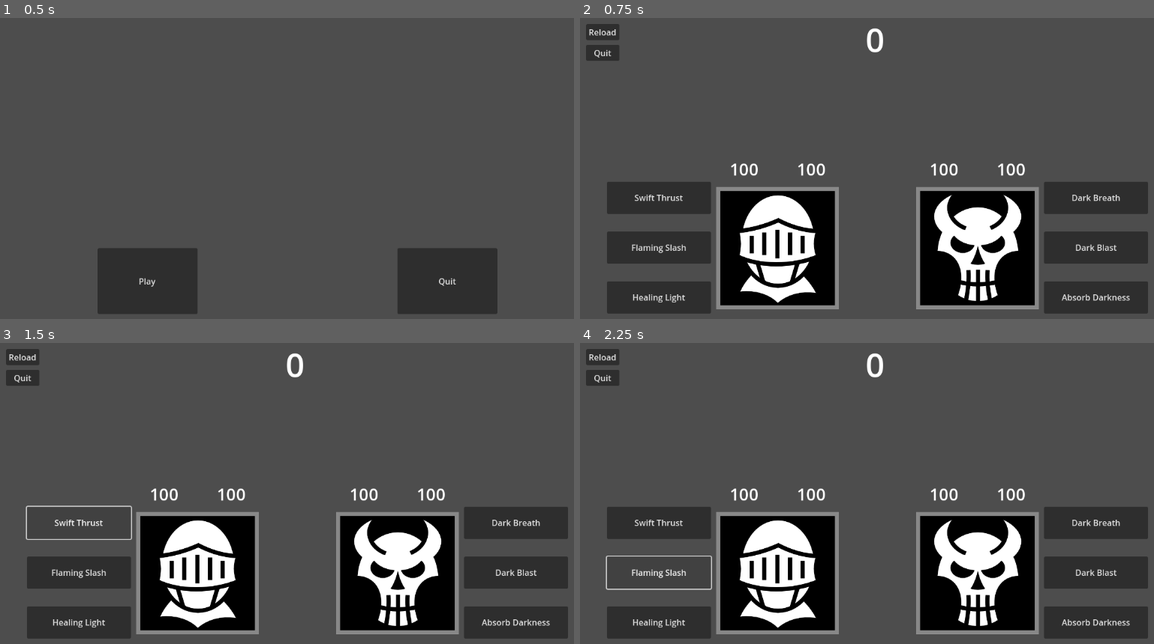
Above: before the commit, frames 1-4 (two rows, left to right).
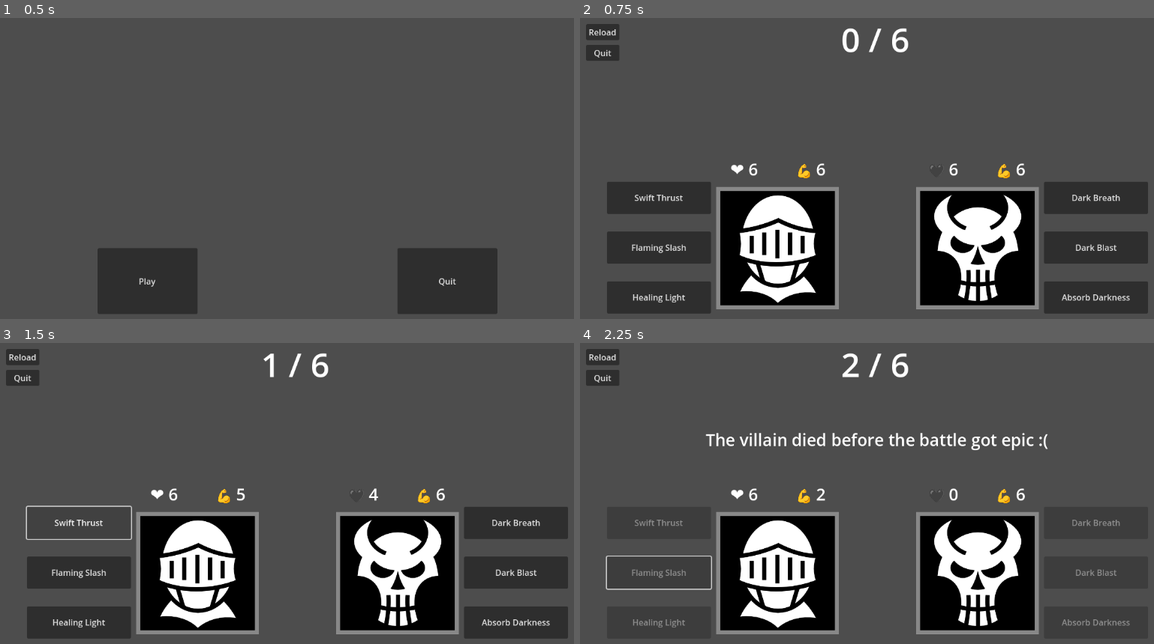
Above: after the commit, the same moments.

Repository: mtcruz/EPICNESS
Game: Godot game, scene res://main.tscn
Two runs of this game, one before a commit and one after it. Both use one fixed random seed, a clock stepped at 60 frames per second and the inputs below.
Inputs:
- Up to frame 1 (0.5 s): no input
- Up to frame 2 (0.75 s): click "Play" at 0.5 s
- Up to frame 3 (1.5 s): click "Swift Thrust" at 1.25 s
- Up to frame 4 (2.25 s): click "Flaming Slash" at 2 s

Frame 1 is identical in both runs. In frame 2, 0.9% of the frame differs, in the area x 26-78%, y 3-54%; in frame 3, 0.8%; in frame 4, 2.4%, in the area x 9-96%, y 3-95%.

Commit message:
Reimplement basic combat

Diff:
--- a/Luta.gd
+++ b/Luta.gd
@@ -1,52 +1,91 @@
 extends Node2D
 
-# Definir vida e stamina de cada personagem
-@export var health_hero = 100
-@export var health_villain = 100
-@export var stamina_hero = 100
-@export var stamina_villain = 100
+@export var health_hero = 6
+@export var health_hero_max = 6
+@export var health_villain = 6
+@export var health_villain_max = 6
+@export var stamina_hero = 6
+@export var stamina_hero_max = 6
+@export var stamina_villain = 6
+@export var stamina_villain_max = 6
+@export var epicness_current = 0
+@export var epicness_max = 6
+var game_is_over = false
 
-# Definir número de turnos
-@export var turn_current = 0
-@export var turn_max = 10
+# Habilidades de cada personagem ###############################################
+# Buttons for the Hero moveset
+func _on_hero_move_1(): # Weak attack
+	health_villain -= 2
+	stamina_hero -= 1
+	epicness_current += 1
+func _on_hero_move_2(): # Strong attack
+	health_villain -= 4
+	stamina_hero -= 3
+	epicness_current += 1
+func _on_hero_move_3(): # Heal self
+	health_hero += 2
+	stamina_hero -= 2
+	epicness_current += 1
 
-func _process(delta):
-	$HeroHealth.text = str(health_hero)
-	$VillainHealth.text = str(health_villain)
-	$HeroStamina.text = str(stamina_hero)
-	$VillainStamina.text = str(stamina_villain)
-	$Turns.text = str(turn_current)
+# Buttons for the Villain moveset
+func _on_villain_move_1(): # Strong attack
+	health_hero -= 3
+	stamina_villain -= 3
+	epicness_current += 1
+func _on_villain_move_2(): # Kamikaze attack
+	health_hero -= 5
+	health_villain -= 3
+	stamina_villain -= 6
+func _on_villain_move_3(): # Regenerate stamina
+	stamina_villain += 6
+
+# atualiza variáveis na tela a cada frame
+func _process(_delta):
+	$HeroHealth.set_text("❤ %d" % [health_hero])
+	$VillainHealth.set_text("🖤 %d" % [health_villain])
+	$HeroStamina.set_text("💪 %d" % [stamina_hero])
+	$VillainStamina.set_text("💪 %d" % [stamina_villain])
+	$Turns.set_text("%d / %d" % [epicness_current, epicness_max])
 	check_gameover()
 
-# Moves hero -----
-func _on_soco_cruzado_button_down():
-	health_villain -= 10
-	stamina_hero -= 10
-	turn_current += 1
 
-func _on_chute_frontal_button_down():
-	health_villain -= 10
-	stamina_hero -= 10
-
-# Moves villain ----
-func _on_cabecada_button_down():
-	health_hero -= 10
-	stamina_villain -= 10
-
-func _on_empurrada_button_down():
-	health_hero -= 10
-	stamina_villain -= 10
+# Ganhando e perdendo ##########################################################
 
 func check_gameover():
-	if turn_current == turn_max:
+	if epicness_current == epicness_max:
 		win()
+	elif health_hero == 0:
+		lose()
 	elif health_villain == 0:
-		lose()
-	elif health_hero == 0:
 		lose()
 
 func win():
 	$Message.text = str("You win!")
+	$SubMessage.text = str("Villain was slain epically")
+	game_is_over = true
+	disable_buttons()
 
-func lose():
-	$Message.text = str("You lose :(")
+func lose(): # Differentes mensagens a depender de quem morreu
+	if health_villain <= 0:
+		$SubMessage.text = str("The villain died before the battle got epic :(")
+	elif health_hero <= 0:
+		$SubMessage.text = str("The Hero died!")
+	game_is_over = true
+	disable_buttons()
+
+func disable_buttons():
+	$hero_move_1.disabled = true
+	$hero_move_2.disabled = true
+	$hero_move_3.disabled = true
+	$villain_move_1.disabled = true
+	$villain_move_2.disabled = true
+	$villain_move_3.disabled = true
+
+
+# Funcionalidades ##############################################################
+
+func _on_reload_button_down():
+	get_tree().reload_current_scene()
+
+func _on_quit_button_down():
+	get_tree().quit()
